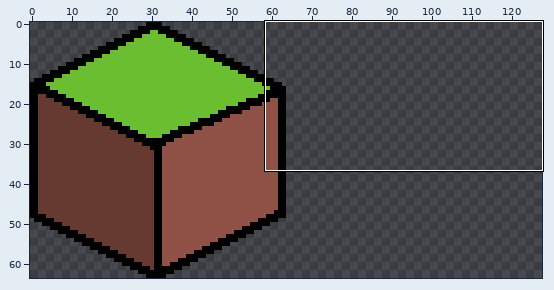
A pixel-art file gets an edit: src/images/isometric-tiles.aseprite. The first picture is a wide view before the edit; the outline marks the close-up.
Close-up. Before:
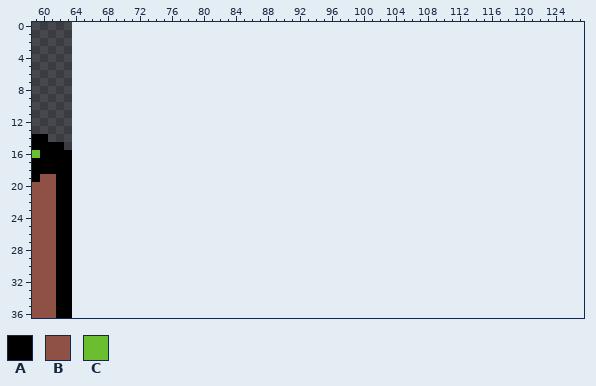
64x64 pixels, 1 frame. Shown: x 59..127, y 0..36. The old version is drawn lined up with the new one, on the new canvas.
Palette (. is transparent): A #000000  B #8f5146  C #6abe30
Pixels before (only the part around the change), first column x 59:
 0 .....................................................................
 1 .....................................................................
 2 .....................................................................
 3 .....................................................................
 4 .....................................................................
 5 .....................................................................
 6 .....................................................................
 7 .....................................................................
 8 .....................................................................
 9 .....................................................................
10 .....................................................................
11 .....................................................................
12 .....................................................................
13 .....................................................................
14 AA...................................................................
15 AAAA.................................................................
16 CAAAA................................................................
17 AAAAA................................................................
18 AAAAA................................................................
19 ABBAA................................................................
20 BBBAA................................................................
21 BBBAA................................................................
22 BBBAA................................................................
23 BBBAA................................................................
24 BBBAA................................................................
25 BBBAA................................................................
26 BBBAA................................................................
27 BBBAA................................................................
28 BBBAA................................................................
29 BBBAA................................................................
30 BBBAA................................................................
31 BBBAA................................................................
32 BBBAA................................................................
33 BBBAA................................................................
34 BBBAA................................................................
35 BBBAA................................................................
36 BBBAA................................................................
And afterwards:
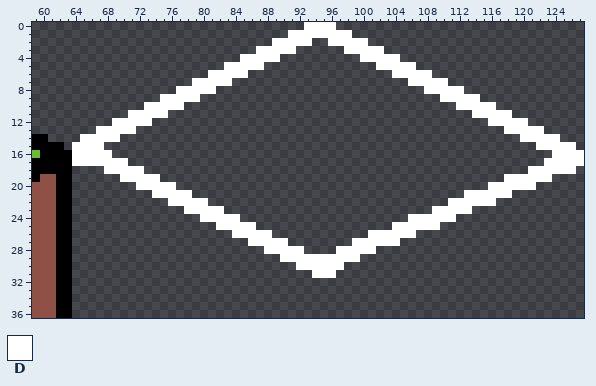
Colours new in this view: D #ffffff
Commit: show tile highlight
From old to new:
canvas 64x64 -> 128x64
Changed rows in their new state; - is an unchanged pixel.
first column x 64:
 0 -----------------------------DDDD-------------------------------
 1 ---------------------------DDDDDDDD-----------------------------
 2 -------------------------DDDDD--DDDDD---------------------------
 3 -----------------------DDDDD------DDDDD-------------------------
 4 ---------------------DDDDD----------DDDDD-----------------------
 5 -------------------DDDDD--------------DDDDD---------------------
 6 -----------------DDDDD------------------DDDDD-------------------
 7 ---------------DDDDD----------------------DDDDD-----------------
 8 -------------DDDDD--------------------------DDDDD---------------
 9 -----------DDDDD------------------------------DDDDD-------------
10 ---------DDDDD----------------------------------DDDDD-----------
11 -------DDDDD--------------------------------------DDDDD---------
12 -----DDDDD------------------------------------------DDDDD-------
13 ---DDDDD----------------------------------------------DDDDD-----
14 -DDDDD--------------------------------------------------DDDDD---
15 DDDD------------------------------------------------------DDDDD-
16 DDDDD-------------------------------------------------------DDDD
17 DDDDDDD----------------------------------------------------DDDDD
18 ----DDDDD------------------------------------------------DDDDDD-
19 ------DDDDD-------------------------------------------DDDDDD----
20 --------DDDDD---------------------------------------DDDDDD------
21 ----------DDDDD----------------------------------DDDDDD---------
22 ------------DDDDD------------------------------DDDDDD-----------
23 --------------DDDDD--------------------------DDDDD--------------
24 ----------------DDDDD---------------------DDDDDD----------------
25 ------------------DDDDD-----------------DDDDDD------------------
26 --------------------DDDDD------------DDDDDD---------------------
27 ----------------------DDDDD--------DDDDDD-----------------------
28 ------------------------DDDDD----DDDDD--------------------------
29 --------------------------DDDDDDDDDD----------------------------
30 ----------------------------DDDDDD------------------------------
31 ------------------------------DDD-------------------------------
